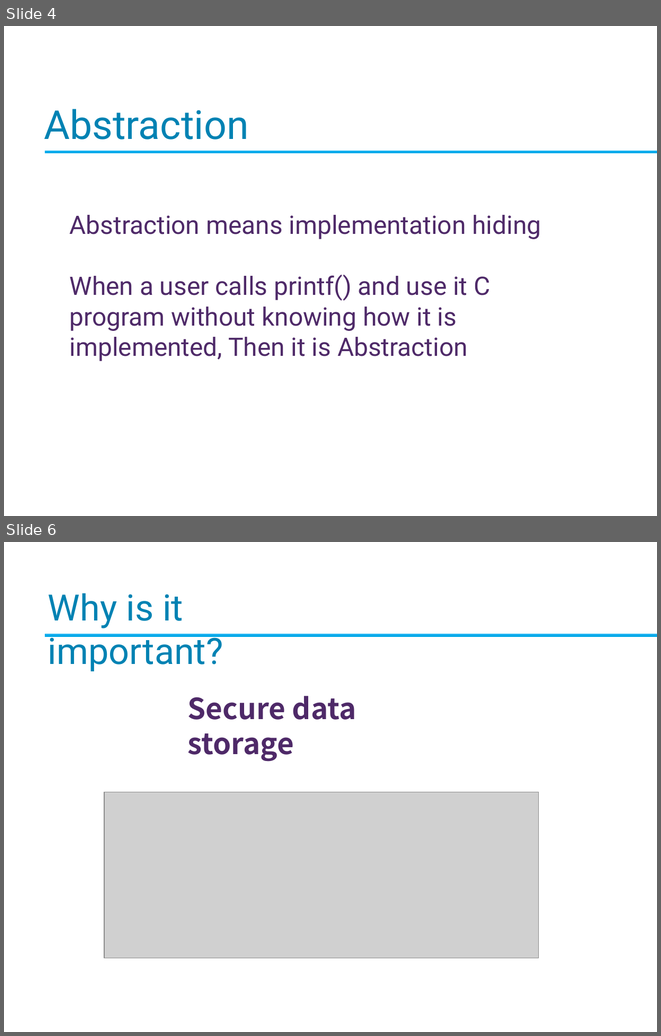
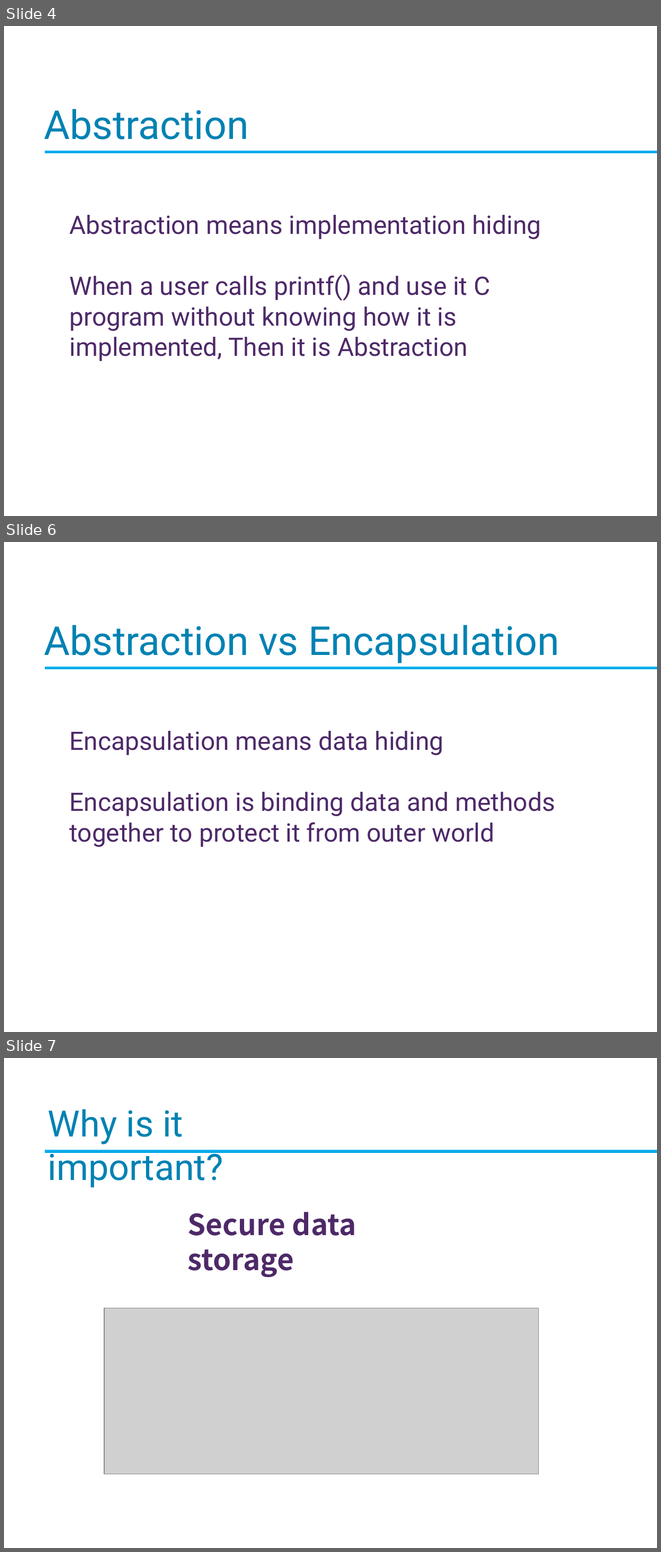
Before and after one commit to Imran4424/C-Plus-Plus-Object-Oriented, a slide deck: OOP.pptx. Shown one above the other, each under a label of ours: slides 4 and 6 before the commit, slides 4, 6 and 7 after it; the slides between them are not shown. The pictures are 661x1036 and 661x1552 pixels, drawn with LibreOffice and Linux fonts; fonts in the diff are those of the drawing; grey boxes stand for pictures; background and template pictures are left out. Boxes give left, top, right and bottom in pixels: in the first picture for what was removed or moved away, otherwise in the second. Text is boxed around its words. In the diff, an @@ line names an element or a change of style, - is before the commit and + after.

```diff
--- a/OOP.pptx
+++ b/OOP.pptx
@@ slide 6 added at [4,542,657,1032], background picture (left out) @@
@@ text added at [44,625,559,663], 44 pt, text #0083B3 @@
+Abstraction vs Encapsulation
@@ rectangle added at [45,667,657,669], fill gradient #4BB7F4 to #00AEEF to #009BD4, outline #00AEEF 0.5 pt @@
@@ text added at [70,731,555,847], 28 pt, text #4E2968 @@
+Encapsulation means data hiding
+Encapsulation is binding data and methods together to protect it from outer world
@@ what was slide 6 is now slide 7 @@
```
Also in this commit, not shown: 1 slide changed.
